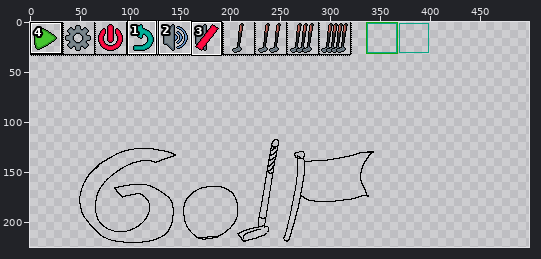
Pixel-art file -- assets/2dgolfsprites.aseprite. The picture above shows the old version from afar; the outline marks the close-up.
Close-up. First the earlier version:
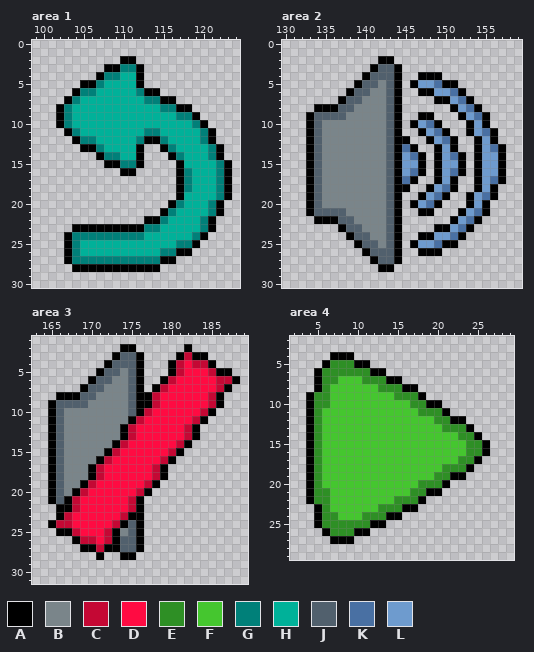
500x500 pixels, 1 frame. Shown: area 1: x 99..124, y 0..30; area 2: x 130..159, y 0..30; area 3: x 163..189, y 1..31; area 4: x 2..29, y 2..29. The wide view leaves out empty margins. The commit also changed other parts of the picture, which this record leaves out.
Visible layers, top first: "Layer 1", "club clones", "frame", "sketch", "hl" divide, "col".
Palette (. is transparent): A #000000  B #7a858a  C #c40834  D #ff0b42  E #2e8f25  F #45c62f  G #008079  H #00b199  J #51606d  K #4970a3  L #6e9bce
Pixels before, area 1, first column x 102:
 2 ........AA............
 3 ......AAGGA...........
 4 .....AGGHHA...........
 5 ...AAGHHHHA...........
 6 ..AGGHHHHHGAA.........
 7 .AGHHHHHHHHGGAA.......
 8 AGHHHHHHHHHHHGGAA.....
 9 AGHHHHHHHHHHHHHGGA....
10 AGHHHHHHHHHHHHHHHGA...
11 .AGHHHHHHHHGGHHHHHGA..
12 ..AGGHHHHHGAAGHHHHGA..
13 ...AAGHHHHA..AGHHHHGA.
14 .....AGGHHA...AGHHHGA.
15 ......AAGGA....AHHHHGA
16 ........AA.....AGHHHGA
17 ...............AGHHHGA
18 ...............AGHHHGA
19 ...............AHHHHGA
20 ..............AGHHHGA.
21 .............AGHHHHGA.
22 ...........AAGHHHHGA..
23 ..AAAAAAAAAGGHHHHHGA..
24 .AGGGGGGGGGHHHHHHGA...
25 .AGHHHHHHHHHHHHGGA....
26 .AGHHHHHHHHHHGGAA.....
27 .AGGGGGGGGGGGAA.......
28 ..AAAAAAAAAAA.........
Pixels before, area 2, first column x 133:
 2 .........AA..............
 3 ........AJJA.............
 4 .......AJJJA..AAA........
 5 ......AJJBJA.ALLKAA......
 6 .....AJJBBJA..AALLKA.....
 7 ....AJJBBBJA....AALKA....
 8 .AAAJJBBBBJA......ALKA...
 9 AJJJJBBBBBJA..AA...ALKA..
10 AJBBBBBBBBJA.ALKA...ALA..
11 AJBBBBBBBBJA..ALKA..ALKA.
12 AJBBBBBBBBJAA..ALKA..ALA.
13 AJBBBBBBBBJAKA..ALA..ALKA
14 AJBBBBBBBBJALKA.ALKA.ALLA
15 AJBBBBBBBBJALLA.ALLA.ALLA
16 AJBBBBBBBBJALKA.ALKA.ALLA
17 AJBBBBBBBBJAKA..ALA..ALKA
18 AJBBBBBBBBJAA..ALKA..ALA.
19 AJBBBBBBBBJA..ALKA..ALKA.
20 AJBBBBBBBBJA.ALKA...ALA..
21 AJJJJBBBBBJA..AA...ALKA..
22 .AAAJJBBBBJA......ALKA...
23 ....AJJBBBJA....AALKA....
24 .....AJJBBJA..AALLKA.....
25 ......AJJBJA.ALLKAA......
26 .......AJJJA..AAA........
27 ........AJJA.............
28 .........AA..............
Pixels before, area 3, first column x 165:
 2 .........AA......A......
 3 ........AJJA....ACAA....
 4 .......AJJJA...ACDCCA...
 5 ......AJJBJA...ACDDDCAA.
 6 .....AJJBBJA..ACDDDDDCCA
 7 ....AJJBBBJA.ACDDDDDDCA.
 8 .AAAJJBBBBJAACDDDDDDCA..
 9 AJJJJBBBBBJAACDDDDDDCA..
10 AJBBBBBBBBJACDDDDDDCA...
11 AJBBBBBBBBACDDDDDDCA....
12 AJBBBBBBBACDDDDDDCA.....
13 AJBBBBBBBACDDDDDDCA.....
14 AJBBBBBBACDDDDDDCA......
15 AJBBBBBACDDDDDDCA.......
16 AJBBBBACDDDDDDCA........
17 AJBBBACDDDDDDCA.........
18 AJBBBACDDDDDDCA.........
19 AJBBACDDDDDDCA..........
20 AJBACDDDDDDCA...........
21 AJACDDDDDDCA............
22 .AACDDDDDDCA............
23 .ACDDDDDDCAA............
24 ACCDDDDDCAJA............
25 .AACDDDCABJA............
26 ...ACCDCAJJA............
27 ....AACAAJJA............
28 ......A..AA.............
Pixels before, area 4, first column x 4:
 4 ...AAA.................
 5 ..AEEEAA...............
 6 .AEEEEEEAA.............
 7 .AEEFFFEEEAA...........
 8 .AEFFFFFFEEEAA.........
 9 AEEFFFFFFFFEEEA........
10 AEEFFFFFFFFFFEEAA......
11 AEFFFFFFFFFFFFEEEA.....
12 AEFFFFFFFFFFFFFFEEAA...
13 AEFFFFFFFFFFFFFFFEEEA..
14 AEFFFFFFFFFFFFFFFFFEEA.
15 AEFFFFFFFFFFFFFFFFFFEEA
16 AEFFFFFFFFFFFFFFFFFFEEA
17 AEFFFFFFFFFFFFFFFFFEEA.
18 AEFFFFFFFFFFFFFFFEEEA..
19 AEFFFFFFFFFFFFFFEEAA...
20 AEFFFFFFFFFFFFEEEA.....
21 AEEFFFFFFFFFFEEAA......
22 AEEFFFFFFFFEEEA........
23 .AEFFFFFFEEEAA.........
24 .AEEFFFEEEAA...........
25 .AEEEEEEAA.............
26 ..AEEEAA...............
27 ...AAA.................
After the commit:
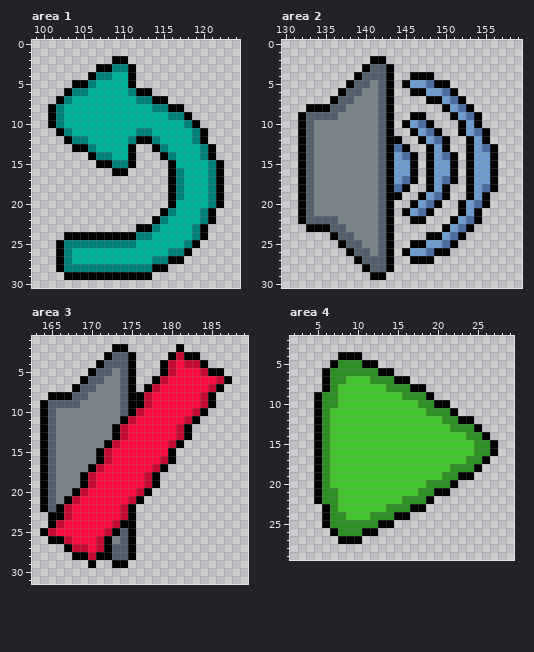
Edits made:
Changed rows in their new state; - is an unchanged pixel.
Area 1, layers "club clones", "sketch", "col":
first column x 101:
 2 --------A-.------------
 3 ------A-G-A.-----------
 4 -----AG-H-A.-----------
 5 ---A-GH---A.-----------
 6 --AG-H----GA-.---------
 7 -AGH-------G-A-.-------
 8 AGH----------G-A-.-----
 9 AGH------------G-A.----
10 AGH--------------GA.---
11 -AGH-------G-H----GA.--
12 --AG-H----GA-GH---GA.--
13 ---A-GH---A.-AGH---GA.-
14 -----AG-H-A.--AGH--GA.-
15 ------A-G-A.---AH---GA.
16 --------A-.----AGH--GA.
17 ---------------AGH--GA.
18 ---------------AGH--GA.
19 ---------------AG---GA.
20 ----------------H------
21 -------------------GA.-
22 ------------.----------
23 ---........-A-----GA.--
24 ---AAAAAAAA-G----------
25 -AG-GGGGGGG-----H------
26 -AGH----------H-G------
27 -AGHHHHHHHHHH-G-A------
28 -AGGGGGGGGGGG-A--------
29 --AAAAAAAAAAA----------
Area 2:
first column x 132:
 2 ---------A-.--------------
 3 --------AJ-A.-------------
 4 -------AJ--A.-A--.--------
 5 ------AJ-BJA.AL-KA-.------
 6 -----AJ-B-JA.-A-L-KA.-----
 7 ----AJ-B--JA.---A-LKA.----
 8 -A--J-B---JA.-----ALKA.---
 9 AJ---B----JA.-A-.--ALKA.--
10 AJB-------JA.ALKA.--ALA.--
11 AJB-------JA.-ALKA.-ALKA.-
12 AJB-------JA-.-ALKA.-ALA.-
13 AJB-------JAKA.-ALA.-ALKA.
14 AJB-------JALKA.ALKA.AL-A.
15 AJB-------JAL-A.AL-A.AL-A.
16 AJB-------JAL-A.AL-A.AL-A.
17 AJB-------JAL---ALK--AL-A.
18 AJB-------JAK-----A.-ALK--
19 AJB-------JA-----------A.-
20 AJB-------JA.-------ALK---
21 AJBBBB----JA.ALK------A.--
22 AJJJJBB---JA.-AA----------
23 -AAAJJBB--JA.----.--------
24 ----AJJBB-JA.--.-A--------
25 -----AJJBBJA.--A-LK-------
26 ------AJJB-A.ALLK-A-------
27 -------AJJ-A.-AAA---------
28 --------AJJ---------------
29 ---------AA---------------
Area 3, layers "sketch", "hl", "col":
first column x 164:
 2 ---------A-.-----A.------
 3 --------AJ-A.---ACA-.----
 4 -------AJ--A.--ACDC-A.---
 5 ------AJ-BJA.--ACD--CA-.-
 6 -----AJ-B-JA.-ACD------A.
 7 ----AJ-B--JA.ACD-----CA.-
 8 -A--J-B---JA-CD-----CA.--
 9 AJ---B----JA-CD-----CA.--
10 AJB-------JACD-----CA.---
11 AJB-------ACD-----CA.----
12 AJB------ACD-----CA.-----
13 AJB------ACD-----CA.-----
14 AJB-----ACD-----CA.------
15 AJB----ACD------A.-------
16 AJB----------------------
17 AJB----------------------
18 AJB--ACD-----CA.---------
19 AJB----------------------
20 AJB----------------------
21 AJB----------------------
22 AJ-CD-----CA.------------
23 -A----------.------------
24 ---D-------A.------------
25 ACDDD-----JA.------------
26 -AACDDDCAB-A.------------
27 ---ACCD--J-A.------------
28 ----AAC-AJJ--------------
29 ------A--AA--------------
Area 4, layers "club clones", "sketch":
first column x 4:
 4 ---.--A-----------------
 5 --.A--E-A---------------
 6 -.A-----E-A-------------
 7 -.A-E--F--E-A-----------
 8 -.AE-----F--E-A---------
 9 .A-E-------F--EA--------
10 .A-E---------F-E-A------
11 .AE-----------F--EA-----
12 .AE-------------F-E-A---
13 .AE--------------F--EA--
14 .AE----------------F-EA-
15 .AE-----------------F-EA
16 .AE-----------------F-EA
17 .AE----------------F-EA-
18 .AE--------------F--EA--
19 .AE-------------F-E-A---
20 .AE-----------F--EA-----
21 .A-E---------F-E-A------
22 .A-E-------F--EA--------
23 -.AE-----F--E-A---------
24 -.A-E--F--E-A-----------
25 -.A-----E-A-------------
26 --.A--E-A---------------
27 ---.--A-----------------
